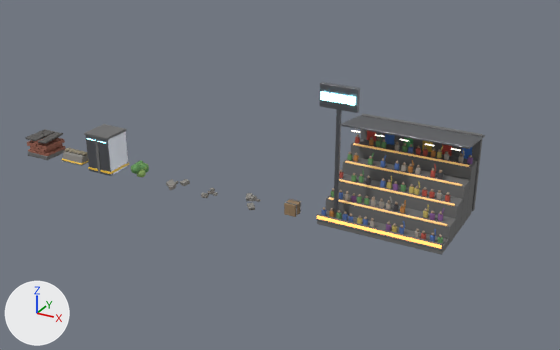
Before and after pictures for a commit that changed the glTF model public/assets/models/arena/props-coliseum.glb.
Before and after are seen from a 50 mm camera at (20.84, -19.64, 11.06) aimed at (9.4, 1.17, 0.66). The lights are fixed; the arrows at lower left show +X, +Y and +Z. The older version comes first.

In view in the first picture: 'Bush', 'Crate', 'FloodTower', 'Grandstand', 'OuterWall', 'Rubble0', 'Rubble1', 'Rubble2', 'Wall' and 1 more.
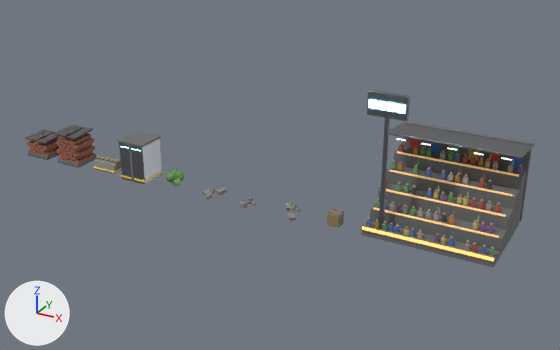
Pixel boxes (x1, y1, x2, y2) of what changed, in the pictures (560 x 350 px):
'Grandstand', moved
    before: (317, 114, 485, 255)
    after: (361, 121, 535, 267)
'OuterWall', moved
    before: (84, 124, 129, 176)
    after: (118, 131, 162, 184)
'FloodTower', moved
    before: (320, 82, 360, 218)
    after: (367, 90, 410, 229)
'WallTall', added
    after: (54, 125, 97, 168)
'Crate', moved
    before: (284, 199, 301, 217)
    after: (327, 209, 344, 228)
'Bush', moved
    before: (131, 160, 149, 177)
    after: (165, 168, 184, 186)
'Rubble0', moved
    before: (166, 179, 190, 190)
    after: (202, 187, 227, 199)
'Rubble2', moved
    before: (246, 193, 260, 210)
    after: (286, 203, 301, 221)
'Rubble1', moved
    before: (201, 188, 218, 198)
    after: (239, 197, 257, 208)

Edits to the bpy script that builds the scene:
```text
Add me_walltall:
    me_walltall.from_pydata(...)  # 864 vertices, 1616 faces; spans x -0.5..0.501, y -0.5..0.5, z 0.0..1.225
    # faces by material slot: [108, 968, 540]
    me_walltall.materials.append(mat_concretedark)  # grey #6f6f6f
    me_walltall.materials.append(mat_brick)  # brown #996150
    me_walltall.materials.append(mat_capstone)  # dark grey #5b5957
Change ob_bush:
    ob_bush.location: (4.5, 0.0, 0.0) -> (6.0, 0.0, 0.0)
Change ob_crate:
    ob_crate.location: (10.5, 0.0, 0.0) -> (12.0, 0.0, 0.0)
Change ob_floodtower:
    ob_floodtower.location: (12.0, 0.0, 0.0) -> (13.5, 0.0, 0.0)
Change ob_grandstand:
    ob_grandstand.location: (13.5, 0.0, 0.0) -> (15.0, 0.0, 0.0)
Change ob_outerwall:
    ob_outerwall.location: (3.0, 0.0, 0.0) -> (4.5, 0.0, 0.0)
Change ob_rubble0:
    ob_rubble0.location: (6.0, 0.0, 0.0) -> (7.5, 0.0, 0.0)
Change ob_rubble1:
    ob_rubble1.location: (7.5, 0.0, 0.0) -> (9.0, 0.0, 0.0)
Change ob_rubble2:
    ob_rubble2.location: (9.0, 0.0, 0.0) -> (10.5, 0.0, 0.0)
Add ob_walltall:
    ob_walltall = bpy.data.objects.new('WallTall', me_walltall)
    ob_walltall.location = (1.5, 0.0, 0.0)
```
